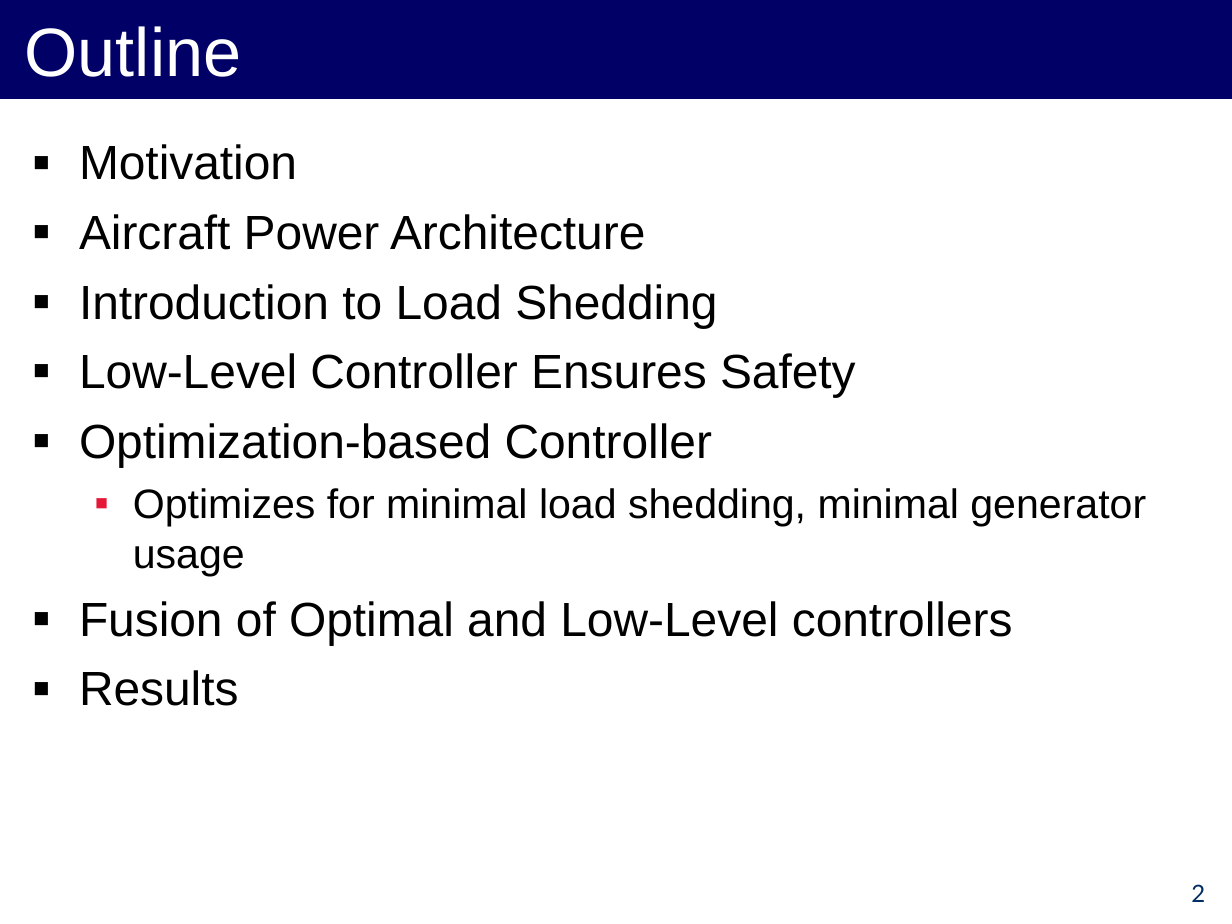
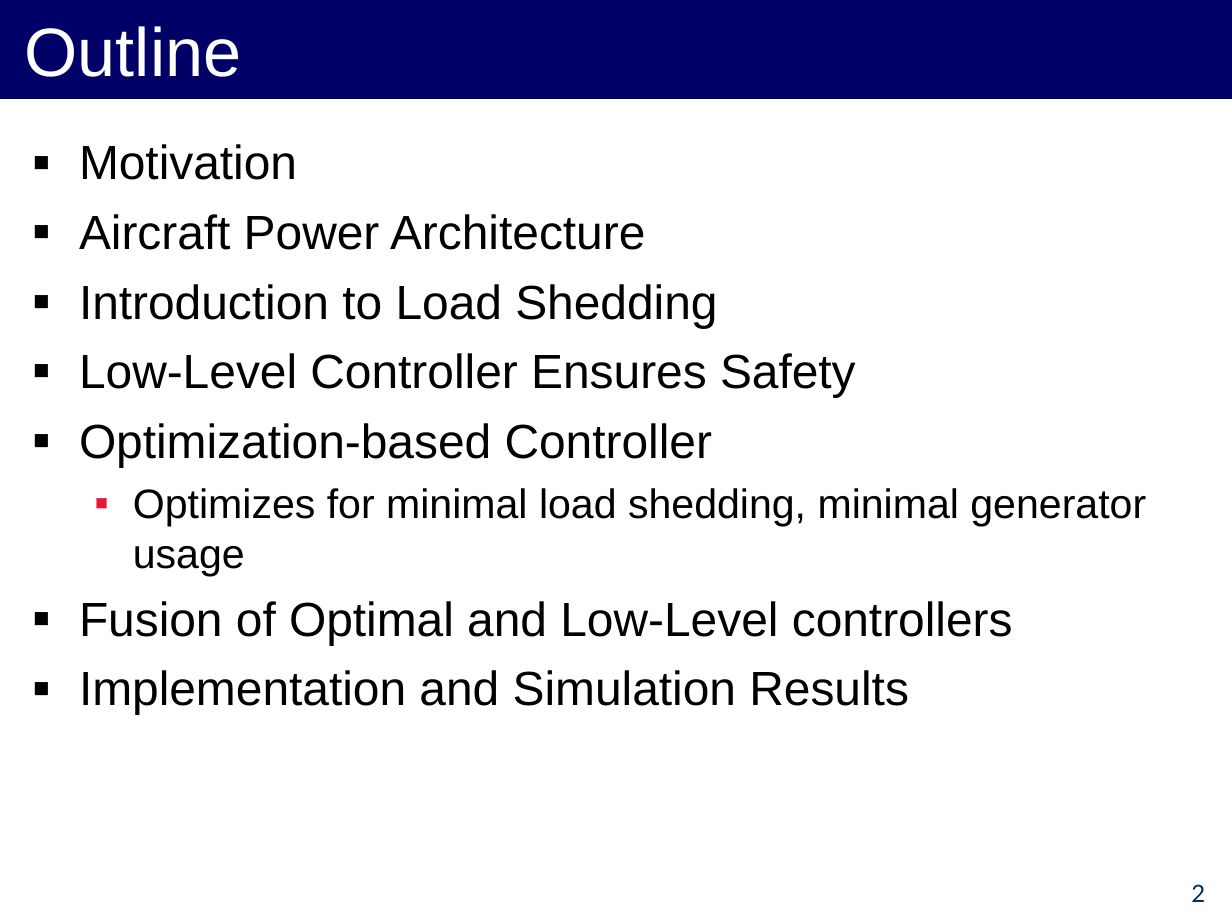
Before and after one commit to forresti/optimal_load_management, a slide deck: slide 2 of project/12-3-12_Presentation.ppt. Drawn at 1232x924 pixels with LibreOffice and Linux fonts; fonts in the diff are those of the drawing. Boxes give left, top, right and bottom in pixels: in the first picture for what was removed or moved away, otherwise in the second. Text is boxed around its words. In the diff, an @@ line names an element or a change of style, - is before the commit and + after.

Commit message:
a little more slide stuff

```diff
--- a/project/12-3-12_Presentation.ppt
+++ b/project/12-3-12_Presentation.ppt
@@ text at (79,670,909,715): text changed @@
-▪ Results
+▪ Implementation and Simulation Results
```
